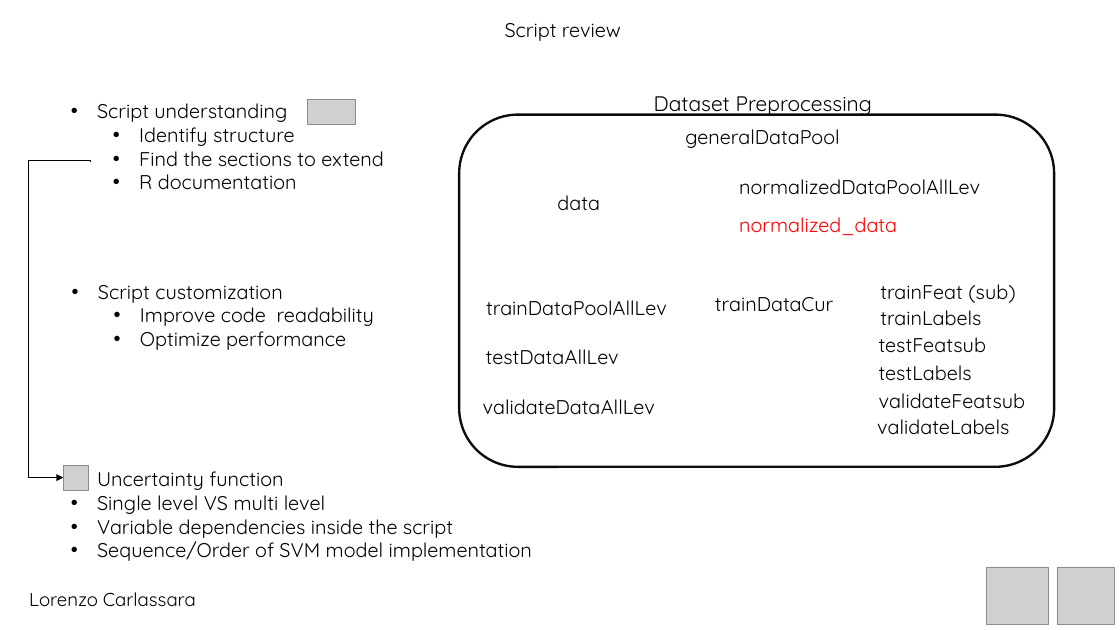
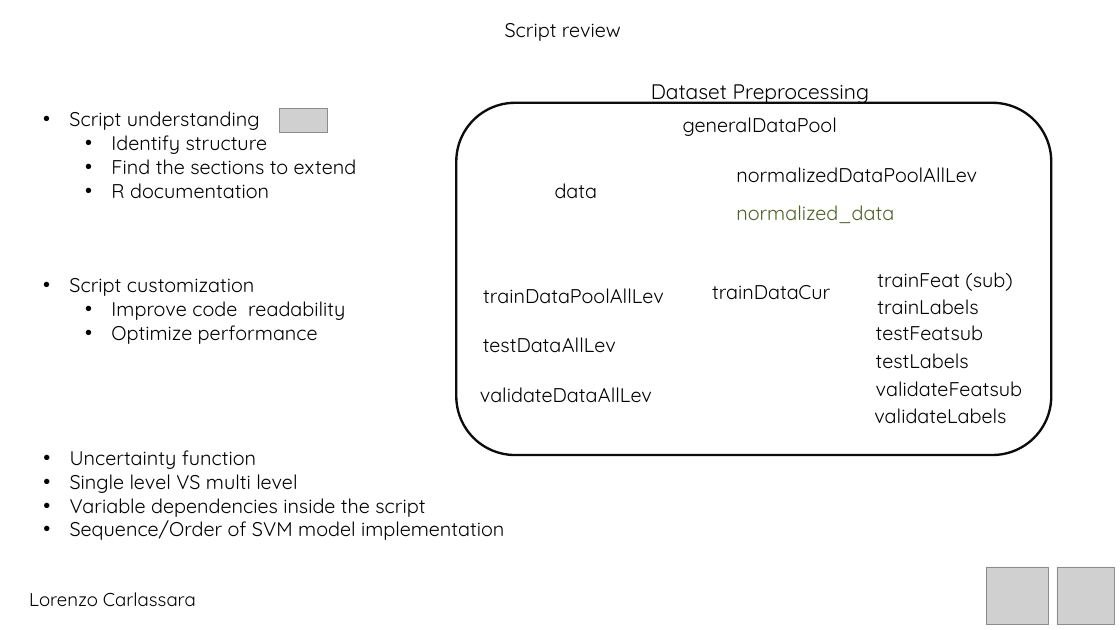
Before and after one commit to carls31/active-learning-virtual-SVM, a slide deck: slide 5 of presentation_CARLASSARA_10601118.pptx. Drawn at 1120x630 pixels with LibreOffice and Linux fonts; fonts in the diff are those of the drawing; grey boxes stand for pictures. Boxes give left, top, right and bottom in pixels: in the first picture for what was removed or moved away, otherwise in the second. Text is boxed around its words. In the diff, an @@ line names an element or a change of style, - is before the commit and + after.

```diff
--- a/presentation_CARLASSARA_10601118.pptx
+++ b/presentation_CARLASSARA_10601118.pptx
@@ text "Script understanding": place and size @@
-text "Script understanding" at bbox=[97, 103, 384, 190]
+text "Script understanding" at bbox=[69, 111, 357, 199]
@@ picture: place and size @@
-picture at bbox=[308, 100, 355, 124]
+picture at bbox=[280, 108, 328, 133]
@@ 7 texts, 1 rounded rectangle: place and size @@
-7 texts, 1 rounded rectangle at bbox=[460, 114, 1054, 466]
+7 texts, 1 rounded rectangle at bbox=[456, 103, 1051, 455]
@@ elbow arrow removed from (91, 161) to (63, 478) @@
@@ text "normalized_data" at bbox=[736, 205, 894, 223]: text colour #FF0000 to #4F6228 @@
@@ text "Script customization": place and size @@
-text "Script customization" at bbox=[98, 285, 374, 350]
+text "Script customization" at bbox=[69, 278, 345, 344]
@@ 8 texts: place and size @@
-8 texts at bbox=[486, 96, 1026, 409]
+8 texts at bbox=[483, 84, 1023, 397]
@@ text "Uncertainty function": place and size @@
-text "Uncertainty function" at bbox=[97, 471, 532, 561]
+text "Uncertainty function" at bbox=[70, 450, 504, 540]
@@ picture removed at bbox=[63, 465, 87, 490] @@
```
Also in this commit, not shown: 1 other slide changed.
